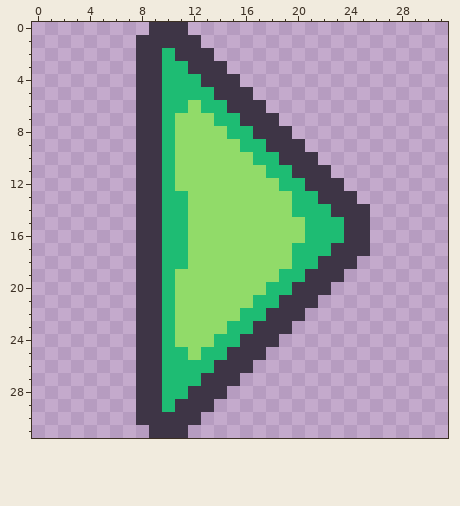
Two states of a pixel-art sprite, Assets/Resources/UI/frog-arrow-32.png. Above is the file before it was changed.
The file is 32x32 pixels.
After the commit:
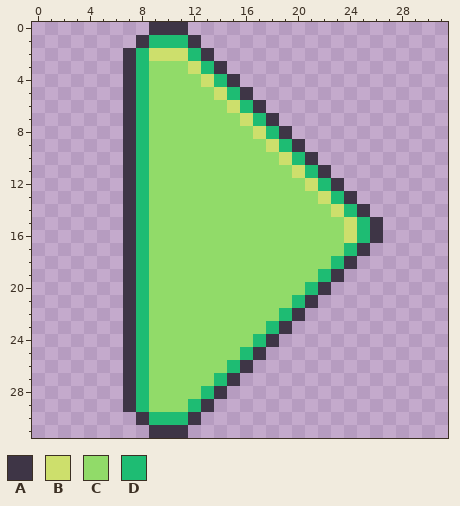
Palette (. is transparent): A #3e3546  B #cddf6c  C #91db69  D #1ebc73
From the commit log: Add Nichii updated arrows
From old to new:
Changed rows in their new state; - is an unchanged pixel.
first column x 7:
 1 --DDD---------------
 2 ADBBBD--------------
 3 ADCCCBD-------------
 4 ADCCCCBD------------
 5 ADCCCCCBD-----------
 6 ADCCC-CCBD----------
 7 ADCC---CCBD---------
 8 ADCC----CCBD--------
 9 ADCC-----CCBD-------
10 ADCC------CCBD------
11 ADCC-------CCBD-----
12 ADCC--------CCBD----
13 ADCCC--------CCBD---
14 ADCCC--------CCCBD--
15 ADCCC---------CCCBDA
16 ADCCC---------CCCBDA
17 ADCCC--------CCCCD--
18 ADCCC--------CCCD---
19 ADCC--------CCCD----
20 ADCC-------CCCD-----
21 ADCC------CCCD------
22 ADCC-----CCCD-------
23 ADCC----CCCD--------
24 ADCC---CCCD---------
25 ADCCC-CCCD----------
26 ADCCCCCCD-----------
27 ADCCCCCD------------
28 ADCCCCD-------------
29 ADCCCD--------------
30 --DDD---------------
Where, in picture pixels (left, top, right, bottom), the same in both pictures:
changed: (123, 35, 383, 425)
